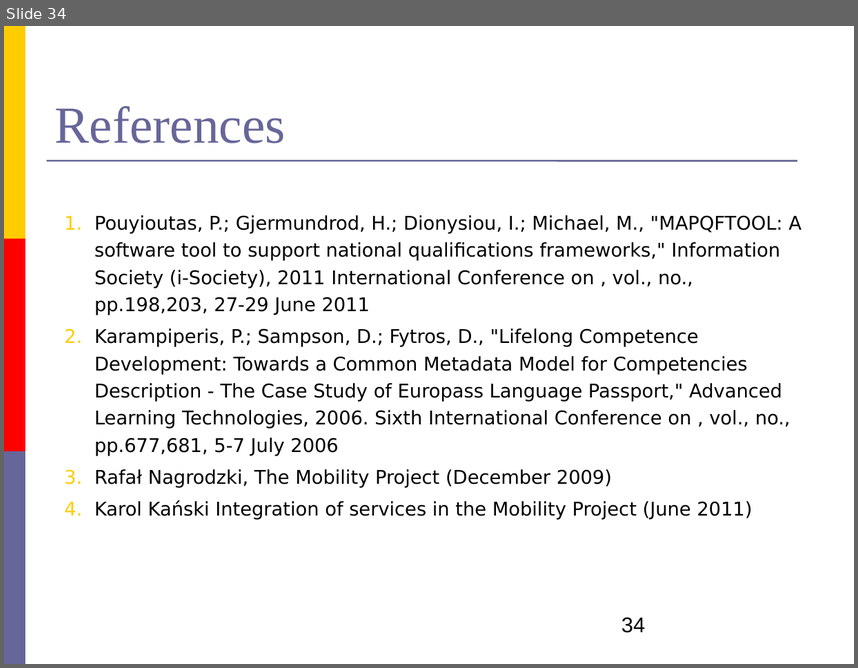
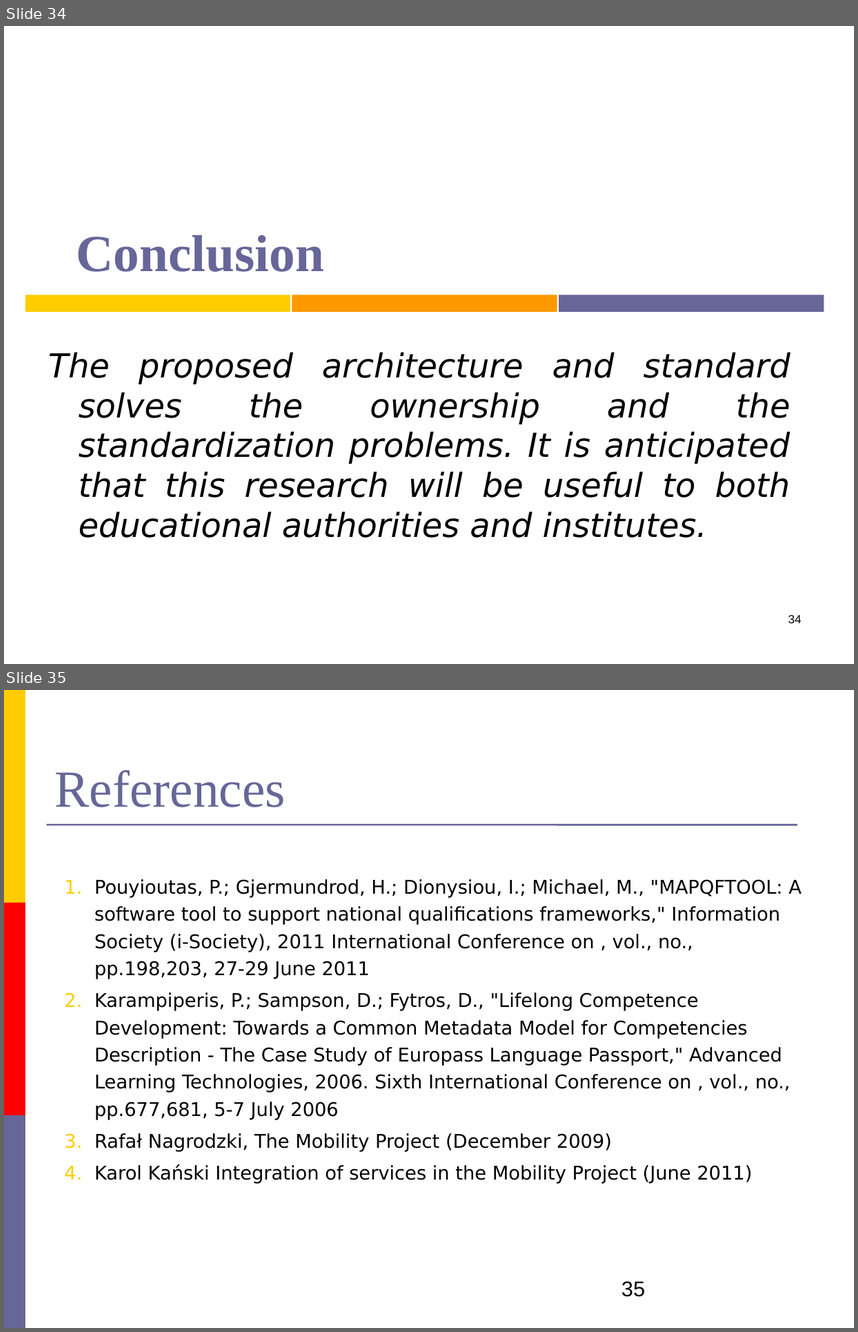
Before and after one commit to umair3/dress, a slide deck: presentations_and_documents/inhouse.ppt. Shown one above the other, each under a label of ours: slide 34 before the commit, slides 34 and 35 after it. The pictures are 858x668 and 858x1332 pixels, drawn with LibreOffice and Linux fonts; fonts in the diff are those of the drawing. Boxes give left, top, right and bottom in pixels: in the first picture for what was removed or moved away, otherwise in the second. Text is boxed around its words. In the diff, an @@ line names an element or a change of style, - is before the commit and + after.

```diff
--- a/presentations_and_documents/inhouse.ppt
+++ b/presentations_and_documents/inhouse.ppt
@@ slide 34 added at [4,26,854,664], background #FFFFFF @@
@@ title added at [76,235,324,272], 44 pt, text #666699, bold @@
+Conclusion
@@ rectangle added at [25,294,290,312], fill #FFCC00 @@
@@ rectangle added at [292,294,557,312], fill #FF9900 @@
@@ rectangle added at [559,294,824,312], fill #666699 @@
@@ text added at [48,352,791,537], 28 pt, text #000000, italic @@
+The proposed architecture and standard solves the ownership and the standardization problems. It is anticipated that this research will be useful to both educational authorities and institutes.
@@ page number added at [789,615,802,623], 10 pt, text #000000 @@
+34
@@ what was slide 34 is now slide 35 @@
@@ page number at [622,1281,645,1297]: text changed @@
-34
+35
```
Also in this commit, not shown: 4 slides changed, 3 other files.
